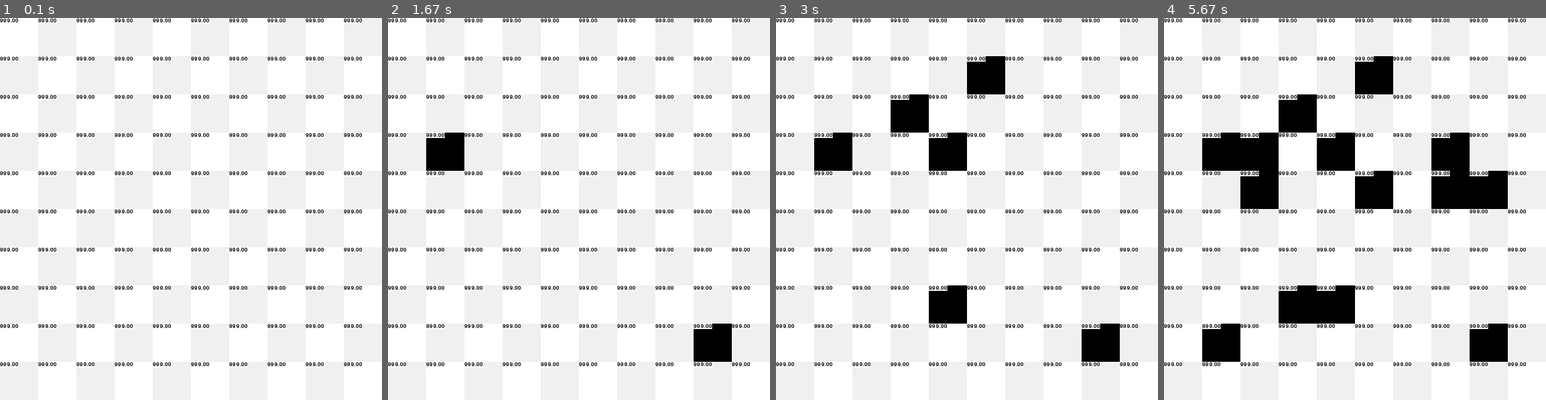
Above: before the commit, frames 1-4 (left to right).
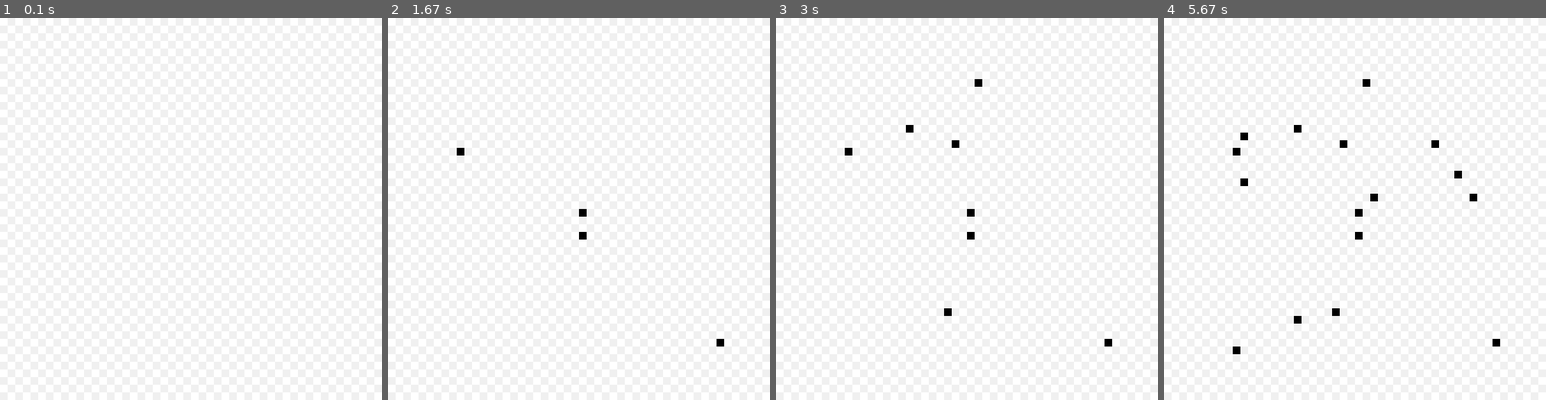
Above: after the commit, the same moments.

Repository: DylWithlt/py-game_a-star_project
Game: pygame game, started from main.py
Two runs of this game, one before a commit and one after it. Both use one fixed random seed, a clock stepped at 60 frames per second and the inputs below.
Inputs (mouse positions are in pixels of both pictures, inside the frame that each line leads up to):
- Up to frame 1 (0.1 s): no input
- Up to frame 2 (1.67 s): click (579, 209) at 0.38 s; click (582, 235) at 0.72 s; click (460, 151) at 1.05 s; click (720, 342) at 1.38 s
- Up to frame 3 (3 s): click (974, 79) at 1.72 s; click (947, 308) at 2.05 s; click (955, 144) at 2.38 s; click (913, 128) at 2.72 s
- Up to frame 4 (5.67 s): click (1454, 174) at 3.05 s; click (1473, 201) at 3.38 s; click (1435, 140) at 3.72 s; click (1244, 136) at 4.05 s; click (1370, 193) at 4.38 s; click (1244, 186) at 4.72 s; click (1297, 319) at 5.05 s; click (1240, 350) at 5.38 s

The runs differ from the first frame. In frame 1, 3.1% of the frame differs, in the area x 0-95%, y 0-92%; in frame 2, 4.9%; in frame 3, 8.5%; in frame 4, 16%.

Commit message:
Added debug_mode to toggle f value display.

Diff:
--- a/main.py
+++ b/main.py
@@ -7,6 +7,8 @@
 SIZE = WIDTH, HEIGHT = 700, 700
 FPS = 60
 FLT_MAX = sys.float_info.max
+
+DEBUG_MODE = False
 
 # Colors
 WHITE = (255, 255, 255)
@@ -82,8 +84,9 @@
     def render(self):
         for tile in self.tiles:
             screen.blit(tile, tile.rect.topleft)
-            screen.blit(font.render("%0.2f" % (tile.f > 100 and 999 or tile.f),
-                                    True, BLACK, WHITE), tile.rect.topleft)
+            if DEBUG_MODE:
+                screen.blit(font.render("%0.2f" % (tile.f > 100 and 999 or tile.f),
+                                        True, BLACK, WHITE), tile.rect.topleft)
 
     def get_tile(self, x, y):
         if not self.is_valid(x, y):
@@ -104,7 +107,7 @@
 pygame.display.set_caption("A* Grid")
 clock = pygame.time.Clock()
 
-grid = Grid(10, 10, SIZE)
+grid = Grid(50, 50, SIZE)
 grid.build_grid()
 
 font = pygame.font.Font('freesansbold.ttf', 10)
